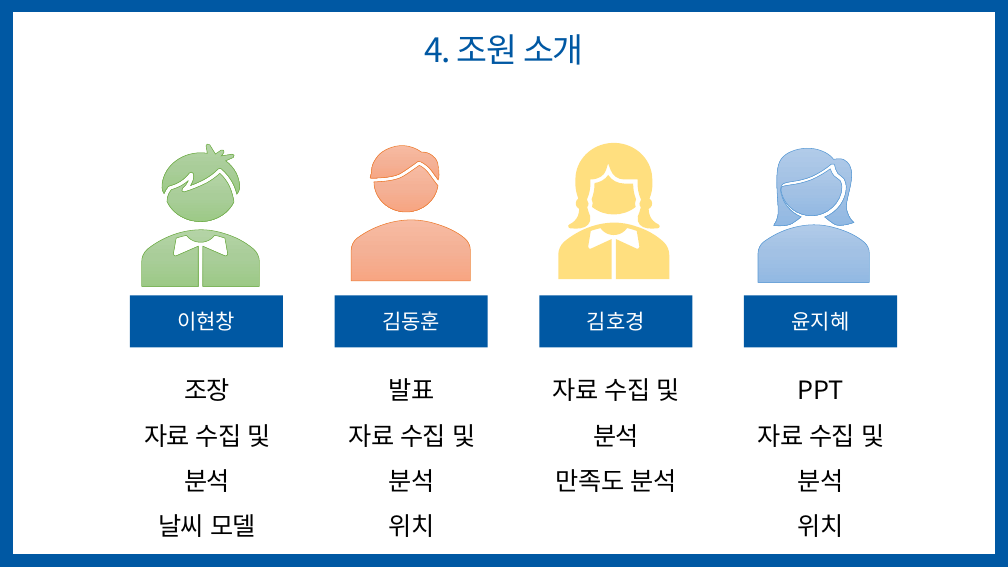
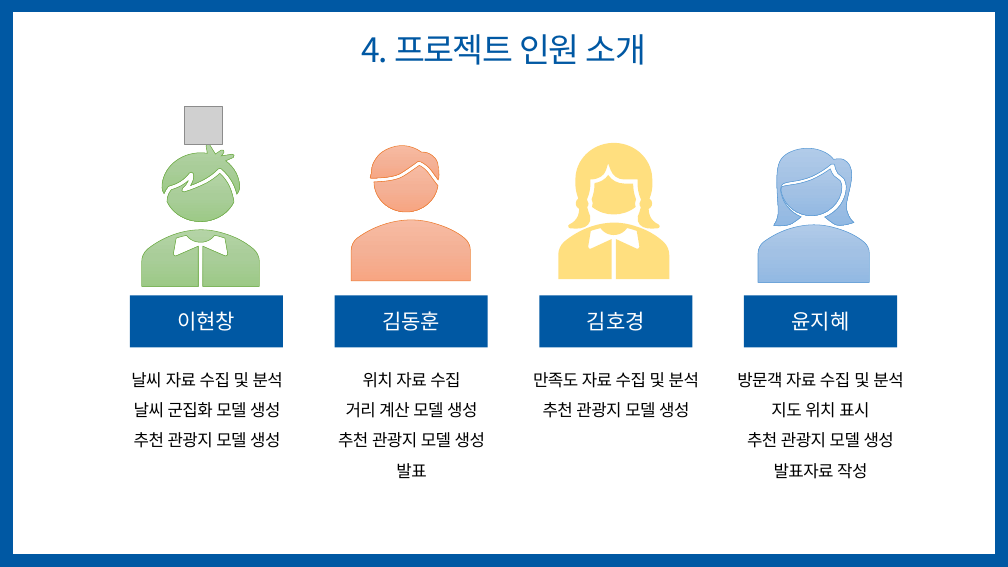
Before and after one commit to jihyeyun00/teamproject_python, a slide deck: slide 13 of 2차 팀프로젝트/6조_20200117.pptx. Drawn at 1008x567 pixels with LibreOffice and Linux fonts; fonts in the diff are those of the drawing; grey boxes stand for pictures. Boxes give left, top, right and bottom in pixels: in the first picture for what was removed or moved away, otherwise in the second. Text is boxed around its words. In the diff, an @@ line names an element or a change of style, - is before the commit and + after.

```diff
--- a/2차 팀프로젝트/6조_20200117.pptx
+++ b/2차 팀프로젝트/6조_20200117.pptx
@@ title at (362, 34, 646, 65): text changed @@
-4. 조원 소개
+4. 프로젝트 인원 소개
@@ picture added at (185, 107, 222, 144) @@
@@ text at (131, 372, 283, 448): text changed; size 24 to 16 pt @@
-조장
-자료 수집 및 분석
-날씨 모델
+날씨 자료 수집 및 분석
+날씨 군집화 모델 생성
+추천 관광지 모델 생성
@@ text at (338, 372, 485, 448): paragraphs added @@
+위치 자료 수집
+거리 계산 모델 생성
+추천 관광지 모델 생성
@@ text at (533, 372, 699, 418): text changed; size 24 to 16 pt @@
-자료 수집 및 분석
-만족도 분석
+만족도 자료 수집 및 분석
+추천 관광지 모델 생성
@@ text at (737, 372, 903, 479): text changed; size 24 to 16 pt @@
-PPT
-자료 수집 및 분석
-위치
+방문객 자료 수집 및 분석
+지도 위치 표시
+추천 관광지 모델 생성
+발표자료 작성
@@ text at (349, 424, 475, 537): paragraphs removed @@
-자료 수집 및 분석
-위치
@@ text at (396, 463, 426, 478): size 24 to 16 pt in "발표" @@
```
Also in this commit, not shown: 9 other slides changed, 1 other file.
